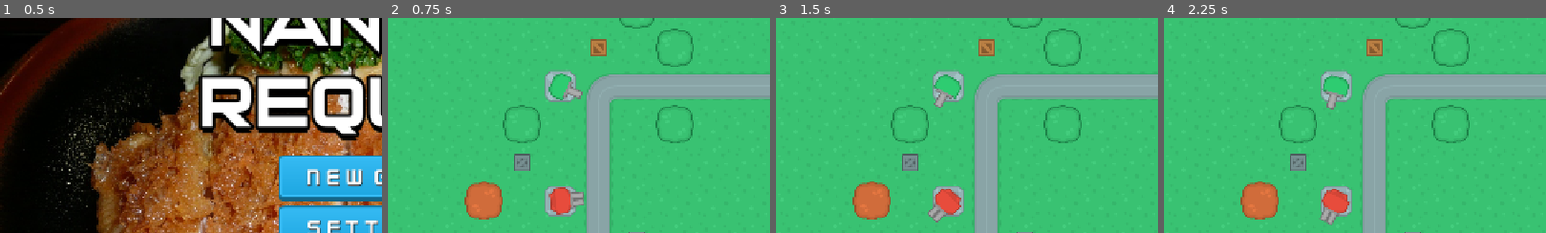
Above: before the commit, frames 1-4 (left to right).
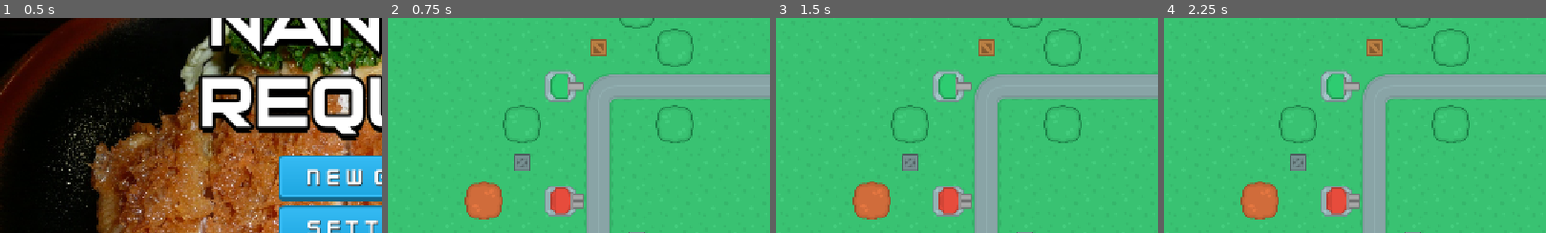
Above: after the commit, the same moments.

Repository: lukeai-tan/nanban-requiem-orbital
Game: Godot game, scene res://SceneHandler.tscn
Two runs of this game, one before a commit and one after it. Both use one fixed random seed, a clock stepped at 60 frames per second and the inputs below.
Inputs (mouse positions are % of the whole screen's width and height, from its top left):
- Up to frame 1 (0.5 s): no input
- Up to frame 2 (0.75 s): click "New Game" at 0.5 s
- Up to frame 3 (1.5 s): click (4, 93) at 1.25 s
- Up to frame 4 (2.25 s): click (12, 93) at 2 s
The pictures show only the part of the screen within x 0-50%, y 15-65%; the shares and areas given below are measured in that part.

Frame 1 is identical in both runs. In frame 2, 0.7% of the frame differs, in the area x 42-52%, y 25-92%; in frame 3, 1.2%; in frame 4, 1.3%, in the area x 40-52%, y 25-97%.

Commit message:
adding detectionrange to towerlogic

Diff:
--- /dev/null
+++ b/Scenes/DetectionRange/DetectionRange.gd
@@ -0,0 +1,27 @@
+extends Area2D
+
+const Enemy = preload("res://Scenes/Enemies/Samurai.gd")
+
+var targets_in_range : Array[Enemy] = []
+var curr_target : Enemy
+
+func _on_enemy_entered(enemy: Enemy) -> void:
+	targets_in_range.append(enemy)
+	enemy.despawn.connect(func(): _on_enemy_exited(enemy))
+
+func _on_enemy_exited(enemy: Enemy) -> void:
+	if enemy == curr_target :
+		curr_target = null
+	else :
+		targets_in_range.remove_at(targets_in_range.find(enemy))
+
+func find_nearest_enemy() -> Enemy:
+	targets_in_range.sort_custom(func(enemy1, enemy2) : return (global_position - enemy1.global_position).length < (global_position - enemy2.global_position).length)
+	if targets_in_range.is_empty() :
+		curr_target = null
+	else :
+		curr_target = targets_in_range.pop_front()
+	return curr_target
+
+func still_in_range() -> bool:
+	return curr_target != null
--- /dev/null
+++ b/Scenes/DetectionRange/DetectionRange.tscn
@@ -0,0 +1,16 @@
+[gd_scene load_steps=3 format=3 uid="uid://c68ve171mfrxr"]
+
+[ext_resource type="Script" uid="uid://cahh4hmmk2qqy" path="res://Scenes/DetectionRange/DetectionRange.gd" id="1_oedmo"]
+
+[sub_resource type="CircleShape2D" id="CircleShape2D_3ostw"]
+radius = 69.0072
+
+[node name="DetectionRange" type="Area2D"]
+script = ExtResource("1_oedmo")
+
+[node name="Range" type="CollisionShape2D" parent="."]
+shape = SubResource("CircleShape2D_3ostw")
+
+[connection signal="area_entered" from="." to="." method="_on_area_entered"]
+[connection signal="body_entered" from="." to="." method="_on_body_entered"]
+[connection signal="body_exited" from="." to="." method="_on_body_exited"]
--- a/Scenes/Enemies/Samurai.gd
+++ b/Scenes/Enemies/Samurai.gd
@@ -2,10 +2,13 @@
 
 class_name Samurai
 
-var hp : float
+var hp : float = 100
+
+signal despawn()
 
 func get_hit(damage : float) :
 	if damage >= hp :
+		despawn.emit()
 		queue_free()
 	else :
 		hp = hp - damage
--- a/Scenes/Projectile/Projectile.gd
+++ b/Scenes/Projectile/Projectile.gd
@@ -3,15 +3,17 @@
 const Enemy = preload("res://Scenes/Enemies/Samurai.gd")
 
 var damage : float
-var speed : float = 100.0
+var speed : float
 var target : Enemy
 
-func _ready() -> void:
-	if target == null or not target.is_instance_valid() :
-		queue_free()
+func initialize(damage : float, speed : float, target : Enemy, pos : Vector2) -> void:
+	damage = damage
+	speed = speed
+	target = target
+	global_position = pos
 
 func _physics_process(_delta: float) -> void:
-	if target == null or not target.is_instance_valid() :
+	if not is_instance_valid(target):
 		queue_free()
 		return
 
--- a/Scenes/Towers/TowerLogic.gd
+++ b/Scenes/Towers/TowerLogic.gd
@@ -1,25 +1,37 @@
 extends Node2D
 
 const Enemy = preload("res://Scenes/Enemies/Samurai.gd")
+const DetectionRange = preload("res://Scenes/DetectionRange/DetectionRange.gd")
+const DetectionRangeScene = preload("res://Scenes/DetectionRange/DetectionRange.tscn")
+
 var projectile_scene : PackedScene = load("res://Scenes/Projectile/Projectile.tscn")
-var attack : float
-var projectile_speed : float
-var attack_speed : float
-var target : Enemy
+var attack : float = 10
+var projectile_speed : float = 300
+var attack_speed : float = 1
+var target : Enemy = null
+var attack_range : DetectionRange
+var time_since_last_shot := 0.0
 
+func _ready() -> void:
+	attack_range = DetectionRangeScene.instantiate()
+	add_child(attack_range)
+
+func _process(delta: float) -> void:
+	if (target == null or not attack_range.still_in_range()) :
+		target = attack_range.find_nearest_enemy()
+	elif time_since_last_shot >= (1.0 / attack_speed):
+		shoot()
+		time_since_last_shot = 0.0
 
 func _physics_process(_delta: float) -> void:
-	turn()
+	if (target != null and attack_range.still_in_range()) : turn()
 
 # rotation of turrets on Ranged towers
 func turn():
-	var enemy_pos = get_global_mouse_position()
+	var enemy_pos = target.global_position
 	get_node("Turret").look_at(enemy_pos)
 
 func shoot() :
 	var projectile = projectile_scene.instantiate()
-	projectile.global_position = global_position
-	projectile.damage = attack
-	projectile.speed = projectile_speed
-	projectile.target = target
-	get_tree().current_scene.get_node("Projectile").add_child(projectile)
+	projectile.initialize(attack, projectile_speed, target, global_position)
+	get_tree().current_scene.add_child(projectile)
Not shown, added: Scenes/DetectionRange/DetectionRange.gd.uid
